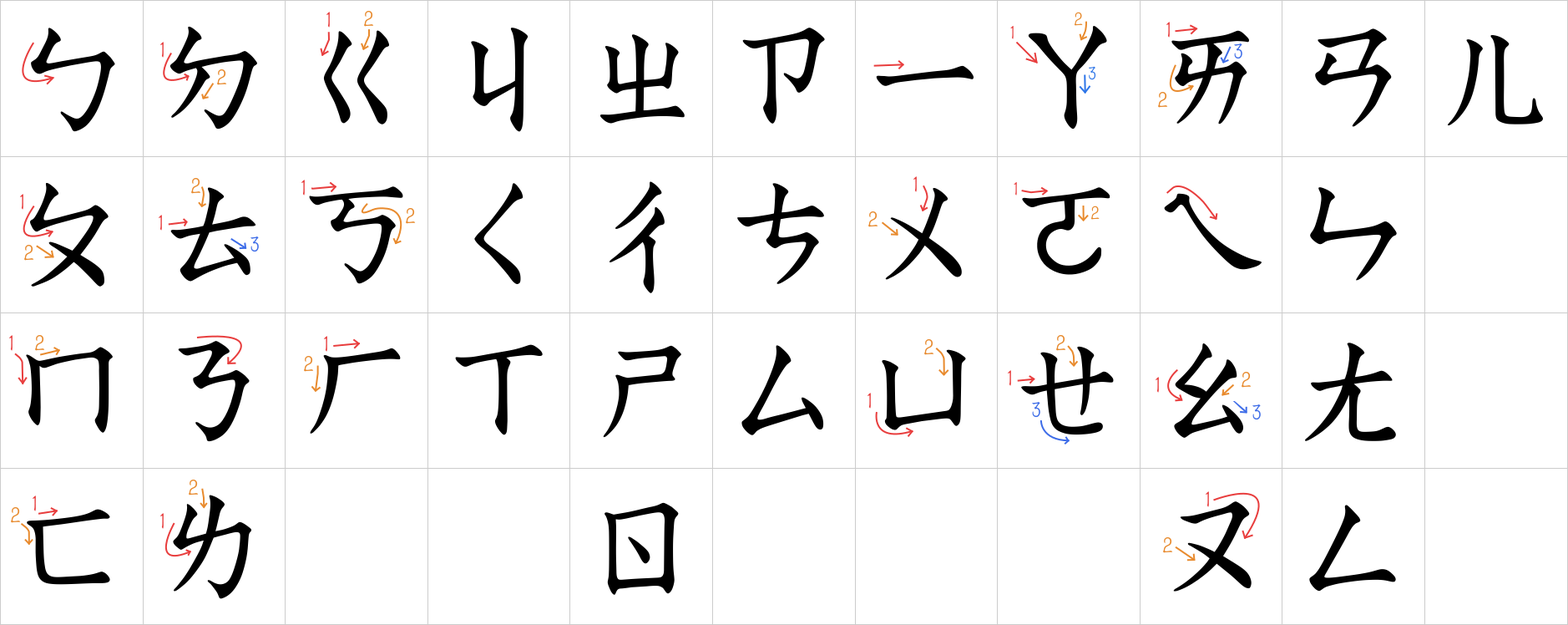
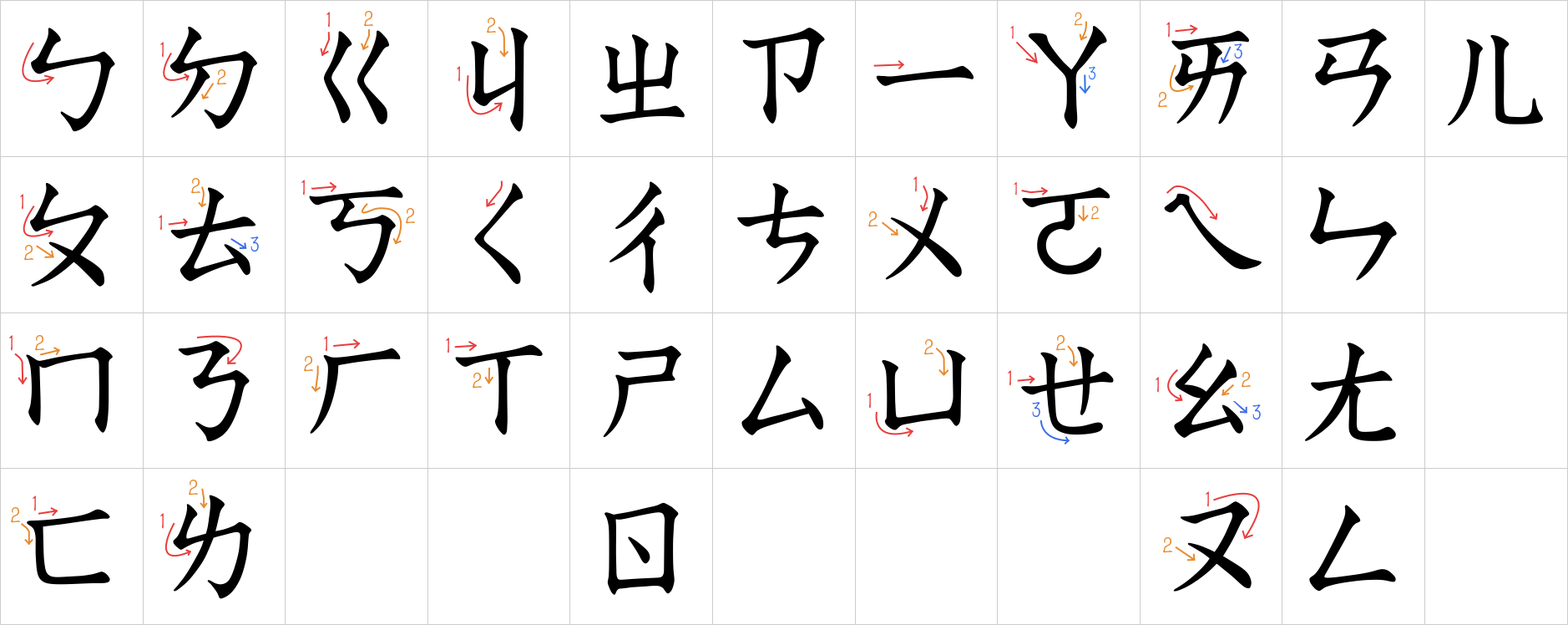
Layer changes from the first 1568×625 image to the second:
added layer "j1" above "j2" over [456, 65, 461, 82]
added layer "j2" above "x1" over [486, 17, 497, 34]
added layer "x1" above "x2" over [445, 337, 450, 354]
added layer "x2" above "筆畫" over [472, 372, 483, 389]
painted on "筆畫" over [454, 25, 510, 385]
